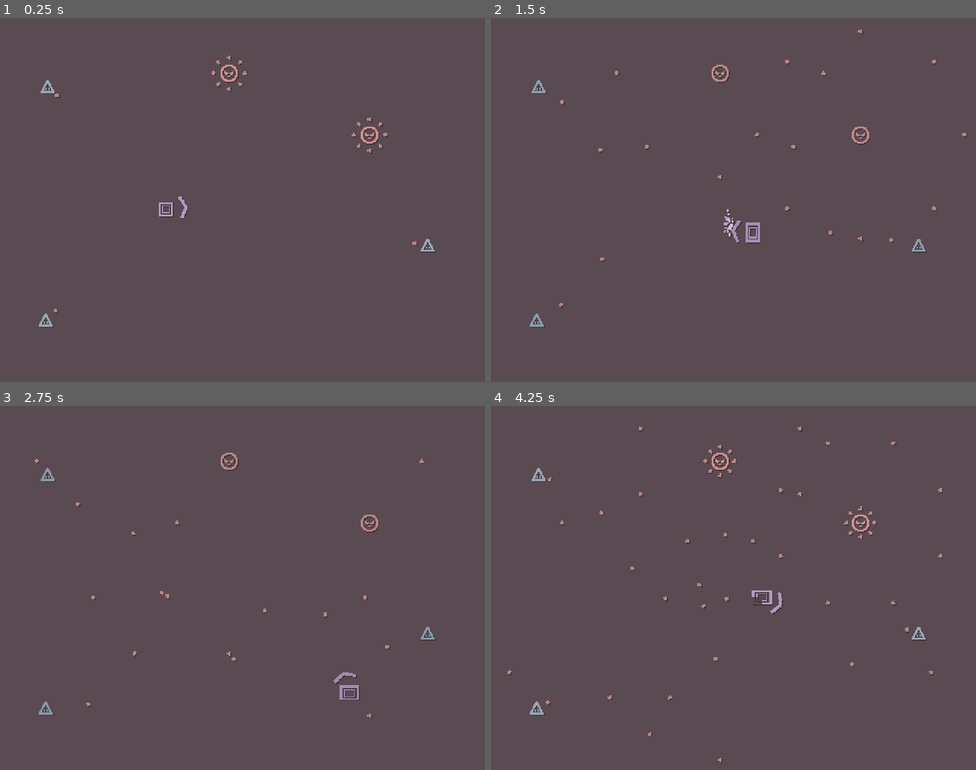
Above: before the commit, frames 1-4 (two rows, left to right).
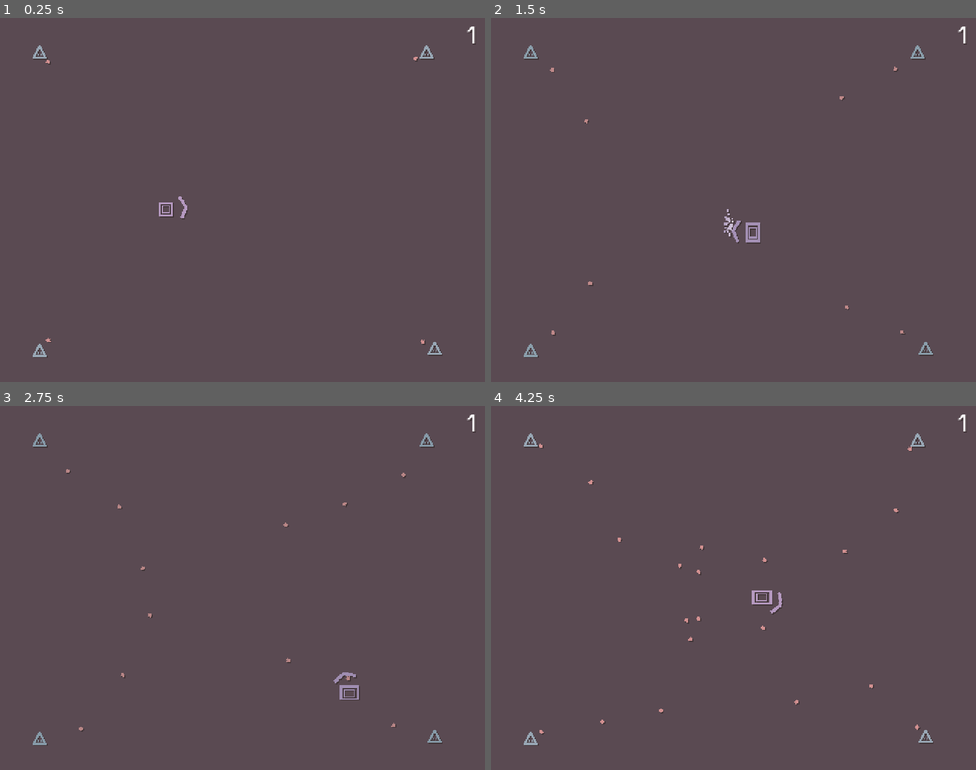
Above: after the commit, the same moments.

Repository: skibbl-dev/bisk-it-for-the-Ruscuit
Game: Godot game, scene res://scenes/game.tscn
Two runs of this game, one before a commit and one after it. Both use one fixed random seed, a clock stepped at 60 frames per second and the inputs below. This scene is started directly instead of the project's main scene. Sound files missing from this copy of the repository are replaced by a short silence.
Inputs (mouse positions are in pixels of both pictures, inside the frame that each line leads up to):
- Up to frame 1 (0.25 s): no input
- Up to frame 2 (1.5 s): move the mouse to (840, 181) at 0.52 s; hold D (right) 0.53-1.28 s; right-click (840, 181) at 0.6 s; move the mouse to (636, 218) at 1.27 s; hold S (down) from 1.28 s (still down); click (636, 218) at 1.35 s
- Up to frame 3 (2.75 s): move the mouse to (291, 507) at 2.02 s; release S (down) at 2.03 s; hold D (right) from 2.03 s (still down); right-click (291, 507) at 2.1 s
- Up to frame 4 (4.25 s): move the mouse to (709, 660) at 2.77 s; release D (right) at 2.78 s; hold W (up) 2.78-3.53 s; click (709, 660) at 2.85 s; move the mouse to (879, 642) at 3.52 s; hold A (left) from 3.53 s (still down); right-click (879, 642) at 3.6 s

The runs differ from the first frame. In frame 1, 1.0% of the frame differs, in the area x 6-99%, y 2-94%; in frame 2, 1.0%; in frame 3, 1.0%; in frame 4, 1.5%, in the area x 3-99%, y 2-99%.

Commit message:
ENEMY WAVES

Diff:
--- /dev/null
+++ b/objects/waves/wave_0_0.tscn
@@ -0,0 +1,17 @@
+[gd_scene load_steps=2 format=3 uid="uid://nw5sp76j1edc"]
+
+[ext_resource type="PackedScene" uid="uid://ba5bq2onmtl32" path="res://objects/enemies/BasicAimAtPlayer.tscn" id="1_lpxv0"]
+
+[node name="wave0-0" type="Node2D"]
+
+[node name="Enemy" parent="." instance=ExtResource("1_lpxv0")]
+position = Vector2(39, 33)
+
+[node name="Enemy2" parent="." instance=ExtResource("1_lpxv0")]
+position = Vector2(422, 33)
+
+[node name="Enemy3" parent="." instance=ExtResource("1_lpxv0")]
+position = Vector2(39, 328)
+
+[node name="Enemy4" parent="." instance=ExtResource("1_lpxv0")]
+position = Vector2(430, 326)
--- /dev/null
+++ b/objects/waves/wave_0_1.tscn
@@ -0,0 +1,14 @@
+[gd_scene load_steps=2 format=3 uid="uid://2yki4b8tm6sm"]
+
+[ext_resource type="PackedScene" uid="uid://ba5bq2onmtl32" path="res://objects/enemies/BasicAimAtPlayer.tscn" id="1_rfhwj"]
+
+[node name="wave_0_1" type="Node2D"]
+
+[node name="Enemy" parent="." instance=ExtResource("1_rfhwj")]
+position = Vector2(38, 58)
+
+[node name="Enemy2" parent="." instance=ExtResource("1_rfhwj")]
+position = Vector2(72, 32)
+
+[node name="Enemy3" parent="." instance=ExtResource("1_rfhwj")]
+position = Vector2(110, 31)
--- a/scenes/game.tscn
+++ b/scenes/game.tscn
@@ -1,11 +1,13 @@
-[gd_scene load_steps=11 format=3 uid="uid://rsgpxupbcy8a"]
+[gd_scene load_steps=13 format=3 uid="uid://rsgpxupbcy8a"]
 
 [ext_resource type="Script" uid="uid://drdvmo3fesqq6" path="res://scripts/game.gd" id="1_lbhrr"]
 [ext_resource type="PackedScene" uid="uid://bitjw4ddfb7do" path="res://objects/Player.tscn" id="1_yqjtg"]
 [ext_resource type="PackedScene" uid="uid://sr188lxw1nlt" path="res://objects/shadow_shader.tscn" id="2_lnu2h"]
 [ext_resource type="Script" uid="uid://cee2638n8ojsx" path="res://addons/conductor/conducted_animation_player.gd" id="2_p57ef"]
-[ext_resource type="PackedScene" uid="uid://d0bavx3hgiyhd" path="res://objects/enemies/BasicCircular.tscn" id="4_lbhrr"]
-[ext_resource type="PackedScene" uid="uid://ba5bq2onmtl32" path="res://objects/enemies/BasicAimAtPlayer.tscn" id="5_iywne"]
+[ext_resource type="Script" uid="uid://dx4i7rpif133h" path="res://scripts/enemy_spawner.gd" id="5_iywne"]
+[ext_resource type="PackedScene" uid="uid://nw5sp76j1edc" path="res://objects/waves/wave_0_0.tscn" id="6_gee14"]
+[ext_resource type="FontFile" uid="uid://foiic8me60qg" path="res://addons/Orbitron-VariableFont_wght.ttf" id="6_p57ef"]
+[ext_resource type="PackedScene" uid="uid://2yki4b8tm6sm" path="res://objects/waves/wave_0_1.tscn" id="7_0tnpc"]
 
 [sub_resource type="Animation" id="Animation_gee14"]
 length = 0.001
@@ -109,17 +111,17 @@
 rotation = 1.57079
 shape = SubResource("RectangleShape2D_lbhrr")
 
-[node name="Enemy" parent="." instance=ExtResource("4_lbhrr")]
-position = Vector2(357, 107)
+[node name="BulletContainer" type="Node2D" parent="."]
 
-[node name="Enemy2" parent="." instance=ExtResource("4_lbhrr")]
-position = Vector2(218, 46)
+[node name="EnemySpawner" type="Node2D" parent="."]
+script = ExtResource("5_iywne")
+enemy_waves = Array[Array]([[ExtResource("6_gee14")], [ExtResource("7_0tnpc")]])
 
-[node name="Enemy3" parent="." instance=ExtResource("5_iywne")]
-position = Vector2(47, 67)
-
-[node name="Enemy4" parent="." instance=ExtResource("5_iywne")]
-position = Vector2(423, 224)
-
-[node name="Enemy5" parent="." instance=ExtResource("5_iywne")]
-position = Vector2(45, 298)
+[node name="WaveLabel" type="Label" parent="EnemySpawner"]
+offset_left = 354.0
+offset_right = 471.0
+offset_bottom = 31.0
+theme_override_fonts/font = ExtResource("6_p57ef")
+theme_override_font_sizes/font_size = 24
+text = "5"
+horizontal_alignment = 2
--- a/scripts/circular_bullets.gd
+++ b/scripts/circular_bullets.gd
@@ -2,5 +2,5 @@
 
 func _ready() -> void:
 	for child in get_children():
-		child.reparent(get_tree().get_root().get_child(1))
+		child.reparent(Game.INSTANCE.bullet_container)
 	queue_free()
--- a/scripts/enemy.gd
+++ b/scripts/enemy.gd
@@ -8,8 +8,11 @@
 
 var last_summoned_beat:float = -1
 
+signal die
+
 func _ready() -> void:
 	anim_player.play("start")
+	die.connect(Game.INSTANCE.enemy_died)
 
 func summon_bullet(bullet:int, beat:float, angle:float=0, offset:Vector2=Vector2(0,0)): ## if angle = -999 face toward player
 
@@ -20,7 +23,7 @@
 	var new_bullet:Node2D = bullets[bullet].instantiate()
 	new_bullet.rotation_degrees = angle
 	new_bullet.global_position = global_position+offset
-	get_tree().get_root().get_child(1).add_child(new_bullet)
+	Game.INSTANCE.bullet_container.add_child(new_bullet)
 
 	if(angle == -999):
 		new_bullet.rotation = (position+offset).angle_to_point(get_tree().get_first_node_in_group("player").position)
@@ -35,4 +38,5 @@
 func _on_hurtbox_area_entered(_area: Area2D) -> void:
 	health -= 1
 	if(health <= 0):
+		die.emit()
 		queue_free()
--- /dev/null
+++ b/scripts/enemy_spawner.gd
@@ -0,0 +1,16 @@
+extends Node2D
+
+#Array 1 will contain all scenese that can spawn for wave 1
+@export var enemy_waves:Array[Array]
+var wave:int = 0
+var current_wave: Node2D
+@onready var wave_label: Label = $WaveLabel
+
+func spawn_next_wave():
+	for child in Game.INSTANCE.bullet_container.get_children():
+		child.queue_free()
+	var new_wave = enemy_waves[wave].pick_random().instantiate()
+	add_child(new_wave)
+	current_wave = new_wave
+	wave += 1
+	wave_label.text = str(wave)
--- a/scripts/game.gd
+++ b/scripts/game.gd
@@ -1,16 +1,28 @@
+class_name Game
 extends Node2D
 
 const MISTA_GREEN_ROUGH_START = preload("res://assets/music/mista green rough start.wav")
 const MISTA_GREEN_ROUGH_LOOP = preload("res://assets/music/mista green rough loop.wav")
 
+@onready var bullet_container: Node2D = $BulletContainer
+@onready var enemy_spawner: Node2D = $EnemySpawner
+
+static var INSTANCE
+
 func _ready() -> void:
+	Game.INSTANCE = self
 	$PulsePlayer.play("pulse")
 	#Conductor.set_song(MISTA_GREEN_ROUGH_START, 81)
 	#Conductor.set_song(MISTA_GREEN_ROUGH_START, 162)
 	#Conductor.play()
 	Conductor.connect("finished", _loop)
+	enemy_spawner.spawn_next_wave()
 
 func _loop():
 	#Conductor.set_song(MISTA_GREEN_ROUGH_LOOP, 81)
 	Conductor.set_song(MISTA_GREEN_ROUGH_LOOP, 162)
 	Conductor.play()
+
+func enemy_died():
+	if(enemy_spawner.current_wave.get_children().size() <= 1):
+		enemy_spawner.spawn_next_wave()
Not shown, added: scripts/enemy_spawner.gd.uid
Not shown, added: scenes/title_screen.tscn2587118194.tmp
